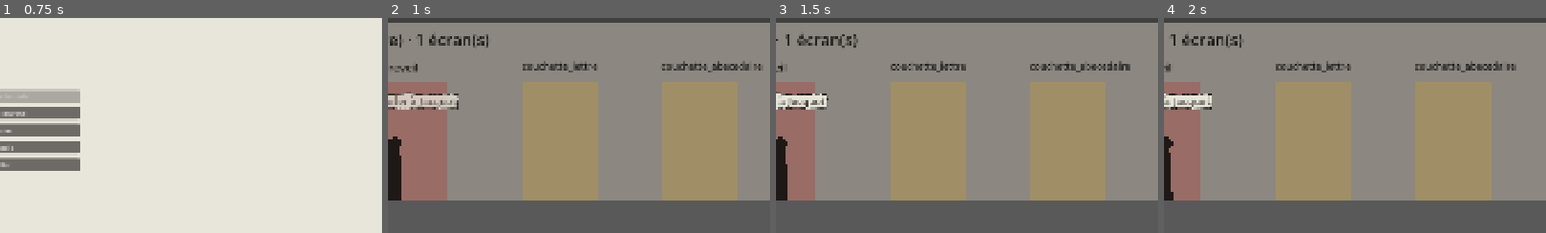
Above: before the commit, frames 1-4 (left to right).
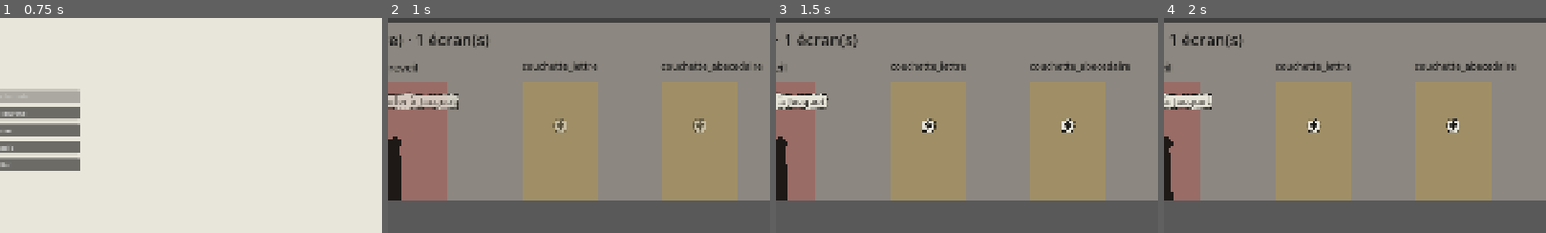
Above: after the commit, the same moments.

Repository: Mazklaus/le-dernier-pli
Game: Godot game, scene res://scenes/titre/titre.tscn
Two runs of this game, one before a commit and one after it. Both use one fixed random seed, a clock stepped at 60 frames per second and the inputs below.
Inputs (mouse positions are % of the whole screen's width and height, from its top left):
- Up to frame 1 (0.75 s): tap Enter (ui_accept) at 0.5 s; move the mouse to (72, 45) at 0.52 s; hold D (deplacer_droite) from 0.53 s (still down); tap 1 (choix_1) at 0.6 s; click (72, 45) at 0.67 s
- Up to frame 2 (1 s): keep holding D (deplacer_droite); tap Enter (ui_accept) at 0.77 s
- Up to frame 3 (1.5 s): release D (deplacer_droite) at 1.25 s; drag from (30, 55) to (51, 70) at 1.27 s
- Up to frame 4 (2 s): no input
The pictures show only the part of the screen within x 50-100%, y 35-85%; the shares and areas given below are measured in that part.

Frame 1 is identical in both runs. In frame 2, 0.4% of the frame differs, in the area x 43-84%, y 46-54%; in frame 3, 0.4%, in the area x 38-79%, y 46-54%; in frame 4, 0.4%.

Commit message:
Afficher le repère des détails dès qu'il est à l'écran
Décision UI/UX : la portée de 2 × 96 px était trop courte. Le repère paraît maintenant
dès que le détail entre dans la vue de la caméra, tant qu'il n'est pas examiné.

Co-Authored-By: Claude Opus 5.5 <noreply@anthropic.com>
Claude-Session: https://claude.ai/code/session_011WbKxDzNKL8tj2JSWv4M3w

Diff:
--- a/scenes/interactions/repere_examen/repere_examen.gd
+++ b/scenes/interactions/repere_examen/repere_examen.gd
@@ -2,12 +2,11 @@
 extends Node2D
 ## Repère au-dessus d'un détail pas encore examiné (spec UI/UX v2) : le sprite du DA
 ## ui_repere-detail (astérisque à la plume sur papier déchiré, 40×40 à 1080), lisible sur tout
-## fond, immobile, visible de plus loin que l'invite (deux fois le rayon d'interaction) pour
-## qu'on ne rate pas le détail en marchant. Disparaît une fois examiné.
+## fond, immobile, visible dès que le détail est à l'écran (UI/UX : la règle la plus simple pour
+## un joueur curieux). Disparaît une fois examiné.
 
 const SPRITE := "res://assets/graphics/ui/ui_repere-detail.png"
 const TAILLE := 40.0
-const PORTEE := Messager.RAYON_INTERACTION * 2.0
 ## Hauteur au-dessus de l'origine du détail.
 const HAUTEUR := 190.0
 const DUREE_FONDU := 0.25
@@ -38,9 +37,17 @@
 
 
 func doit_paraitre() -> bool:
-	if est_examine():
+	if est_examine() or not is_inside_tree():
 		return false
-	var messager := get_tree().get_first_node_in_group(Messager.GROUPE) as Node2D
-	if messager == null:
-		return false
-	return messager.global_position.distance_to(get_parent().global_position) <= PORTEE
+	return est_a_l_ecran(global_position, ecran_monde())
+
+
+## Le rectangle visible de la vue, en coordonnées du monde (caméra comprise).
+func ecran_monde() -> Rect2:
+	var vue := get_viewport()
+	return vue.get_canvas_transform().affine_inverse() * vue.get_visible_rect()
+
+
+## Le repère compte comme à l'écran si son dessin y entre, même en partie.
+static func est_a_l_ecran(point: Vector2, ecran: Rect2) -> bool:
+	return ecran.grow(TAILLE / 2.0).has_point(point)
--- a/tests/unit/test_invite_details.gd
+++ b/tests/unit/test_invite_details.gd
@@ -39,7 +39,6 @@
 	assert_eq(InviteInteraction.DUREE_EFFACEMENT, 0.4)
 	assert_eq(InviteInteraction.MARGE_ECRAN, 24.0)
 	assert_eq(RepereExamen.TAILLE, 40.0)
-	assert_eq(RepereExamen.PORTEE, Messager.RAYON_INTERACTION * 2.0)
 
 
 func test_touche_en_carre_d_encre_et_libelle_a_28() -> void:
@@ -89,16 +88,26 @@
 	assert_null(rencontre.repere)
 
 
+func test_repere_visible_des_que_le_detail_est_a_l_ecran() -> void:
+	var ecran := Rect2(1000, 0, 1920, 1080)
+	assert_true(RepereExamen.est_a_l_ecran(Vector2(1010, 500), ecran))
+	assert_true(RepereExamen.est_a_l_ecran(Vector2(990, 500), ecran), "en partie à l'écran")
+	assert_false(RepereExamen.est_a_l_ecran(Vector2(900, 500), ecran))
+	assert_false(RepereExamen.est_a_l_ecran(Vector2(3000, 500), ecran))
+
+
 func test_repere_visible_de_loin_et_efface_une_fois_examine() -> void:
 	var detail := _declencheur(&"e9_detail_test", 500)
 	var m: Messager = add_child_autofree(SceneMessager.instantiate())
 	m.gravite = 0.0
-	m.global_position = Vector2(500 + 150, 500)
-	await wait_process_frames(2)
-	assert_true(detail.repere.doit_paraitre(), "à 150 px : plus loin que l'invite (96), en deçà de 192")
-	m.global_position = Vector2(500 + 300, 500)
-	assert_false(detail.repere.doit_paraitre(), "trop loin")
-	m.global_position = Vector2(500 + 50, 500)
+	m.teleporter(Vector2(500 + 450, 500))
+	await wait_process_frames(3)
+	assert_true(detail.repere.doit_paraitre(), "à 450 px, à l'écran : bien plus loin que l'invite")
+	m.teleporter(Vector2(500 + 6000, 500))
+	await wait_process_frames(3)
+	assert_false(detail.repere.doit_paraitre(), "hors de l'écran")
+	m.teleporter(Vector2(500 + 50, 500))
+	await wait_process_frames(3)
 	GameState.marquer_rencontre_vue(&"e9_detail_test")
 	assert_false(detail.repere.doit_paraitre(), "examiné : plus de repère")
 
